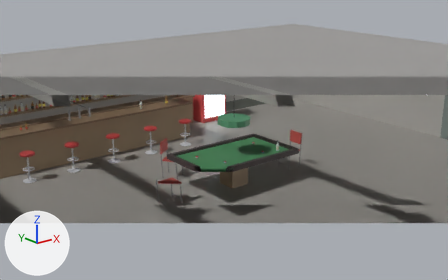
The glTF model models/sotano/sotano.glb, before and after one commit.
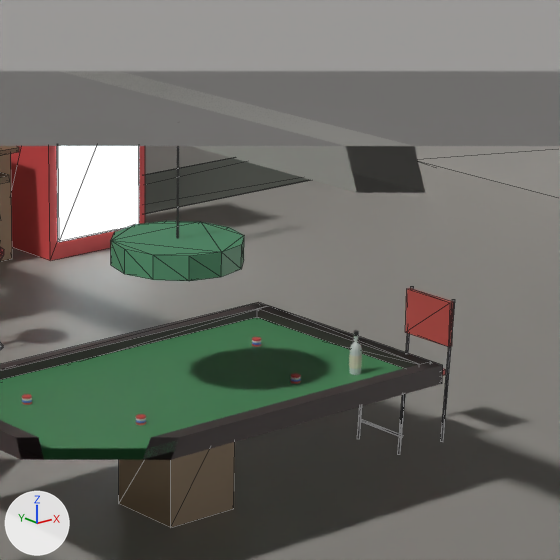
Old and new are each drawn from a 50 mm lens placed at (18.26, -14.76, 3.06), pointed at (27.2, -3.59, -1.41) and again close up on the part from 43% to 73% of the width and 21% to 70% of the height. Every picture has the same lights, and +X, +Y and +Z are marked at lower left. The first two pictures are the older version. The close-ups show mesh edges as thin lines. Everything nearer to the camera than a plane just in front of the edit is cut away. Objects named as collision shapes, trigger or cutter boxes, shadow casters or lower levels of detail are left out. Where no turn or scale is listed for an object, it has been applied to the vertices.

In view in the first close-up: 'Humedad2_n', 'Muro2_este-convcol', 'Piso2-convcol', 'Poker_borde_n', 'Poker_borde_s', 'Poker_lampara', 'Poker_pano', 'Poker_pata', 'Refri-convcol', 'Refri_vidrio', 'Techo2-convcol', 'Viga2_1' and 12 more.
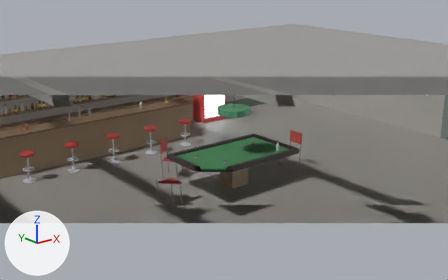
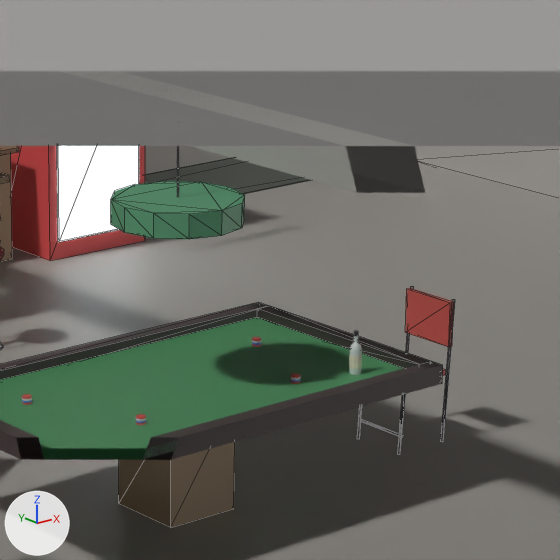
Where the newer file only moved an object's origin or applied its transform, the numbers keep the older frame.

Location of each change, (x1, y1, x2, y2) in pixels of the close-ups (560 x 560 px):
'Poker_lampara', moved: before (111, 221, 244, 281); after (111, 181, 245, 239)

What the commit changed:
Object 'Poker_lampara' (ob_poker_lampara) moves from (27.5, -3.6, -0.975) to (27.5, -3.6, -0.725).
